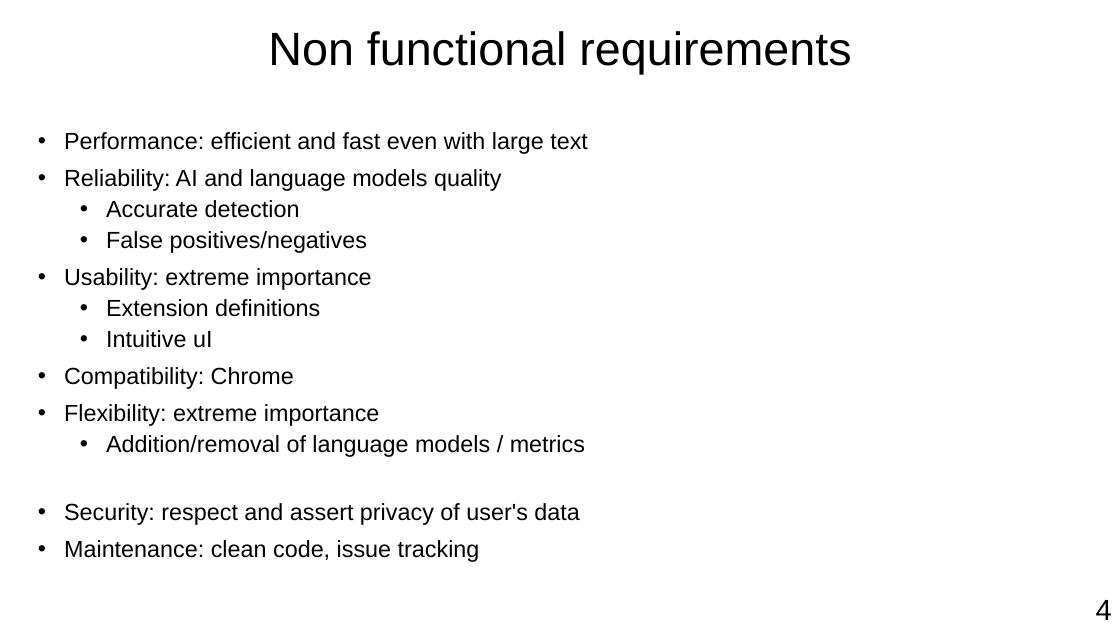
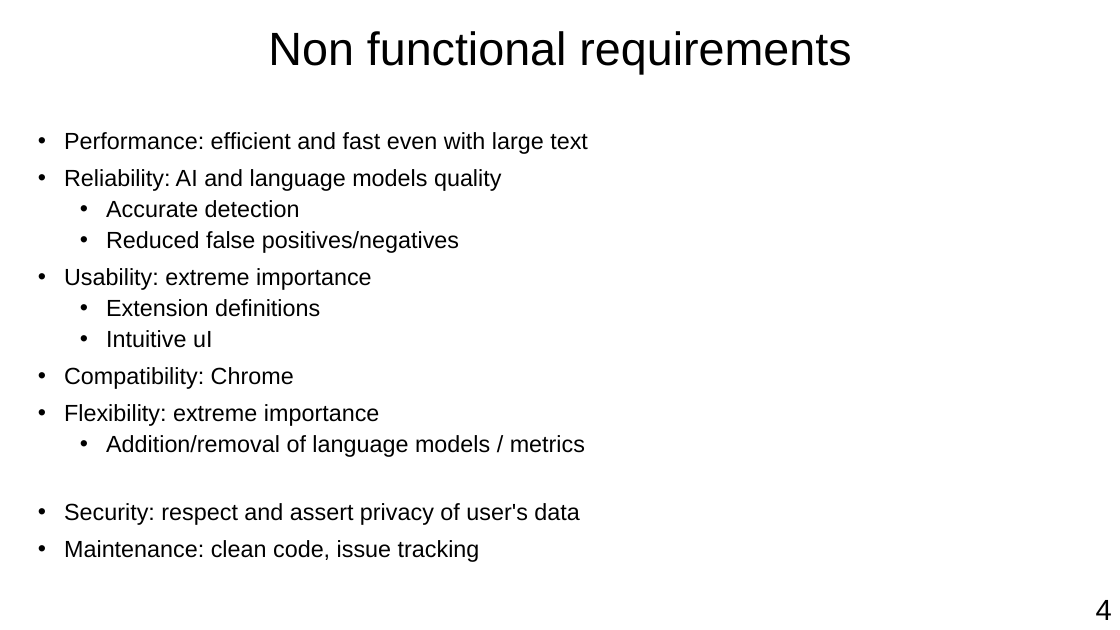
Before and after one commit to zzzzz151/AI-text-detector, a slide deck: slide 4 of ElaborationPresentation.pptx. Drawn at 1120x630 pixels with LibreOffice and Linux fonts; fonts in the diff are those of the drawing. Boxes give left, top, right and bottom in pixels: in the first picture for what was removed or moved away, otherwise in the second. Text is boxed around its words. In the diff, an @@ line names an element or a change of style, - is before the commit and + after.

Commit message:
fixed presentaiton

```diff
--- a/ElaborationPresentation.pptx
+++ b/ElaborationPresentation.pptx
@@ subtitle at bbox=[106, 231, 459, 253]: text changed @@
-  • False positives/negatives
+  • Reduced false positives/negatives
```
